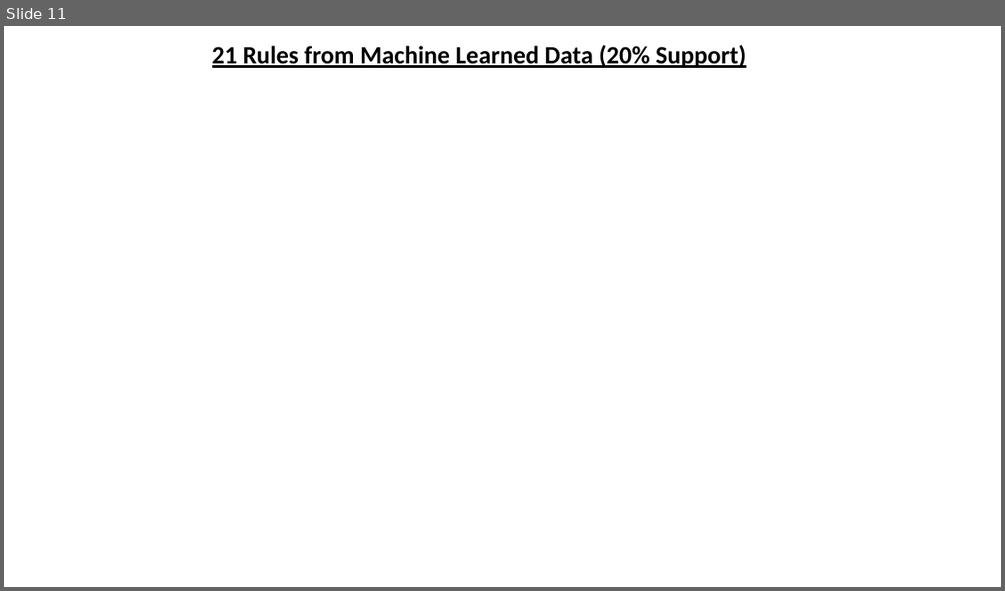
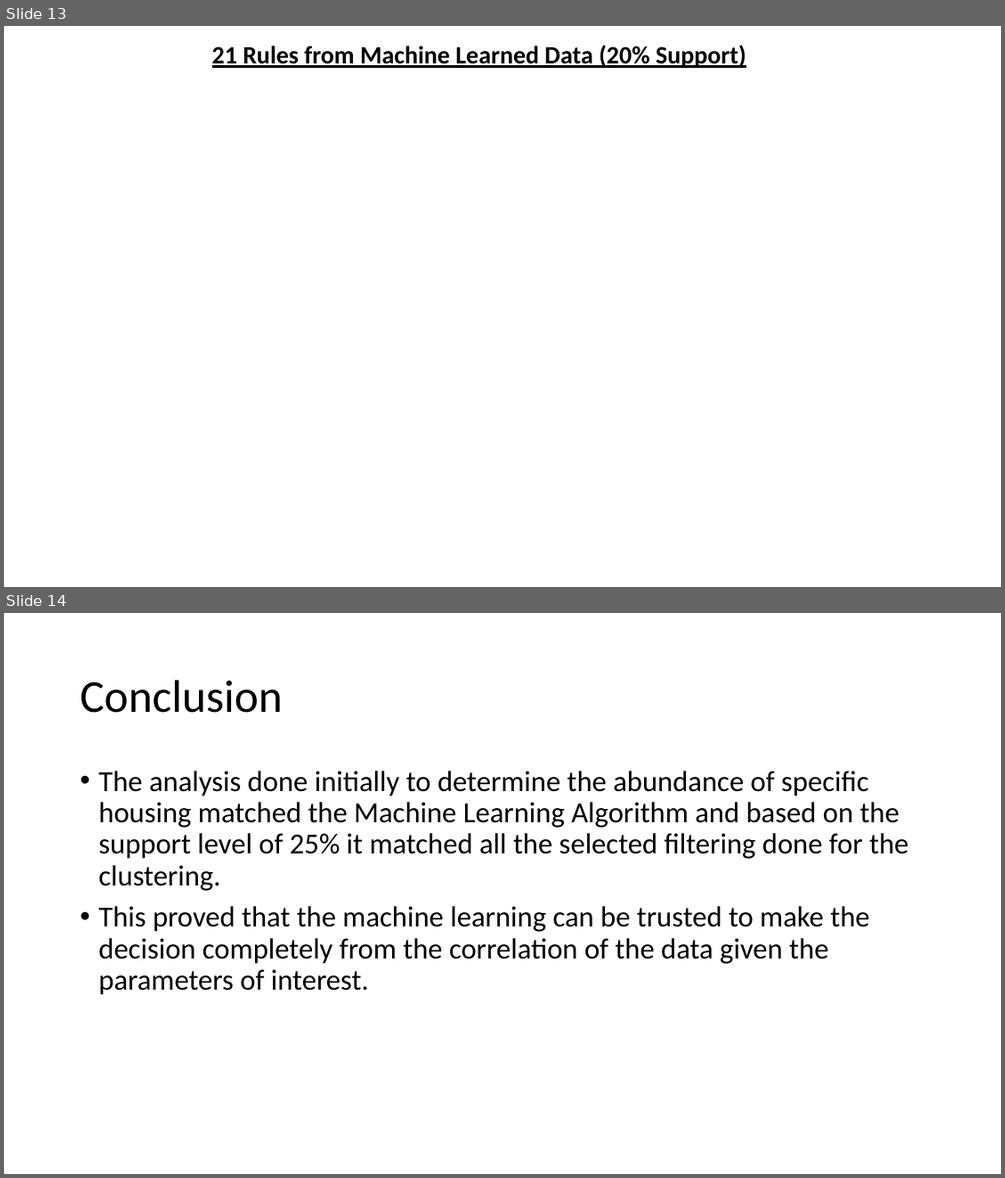
Before and after one commit to mayala77/Final_Project, a slide deck: Housing_Type_Availability.pptx. Shown one above the other, each under a label of ours: slide 11 before the commit, slides 13 and 14 after it. The pictures are 1005x591 and 1005x1178 pixels, drawn with LibreOffice and Linux fonts; fonts in the diff are those of the drawing; background and template pictures are left out. Boxes give left, top, right and bottom in pixels: in the first picture for what was removed or moved away, otherwise in the second. Text is boxed around its words. In the diff, an @@ line names an element or a change of style, - is before the commit and + after.

```diff
--- a/Housing_Type_Availability.pptx
+++ b/Housing_Type_Availability.pptx
@@ slide 14 added at box(4, 613, 1001, 1174), background #FFFFFF @@
@@ title added at box(80, 680, 283, 713), 44 pt, text #000000 @@
+Conclusion
@@ text added at box(98, 771, 908, 995), 28 pt, text #000000 @@
+• The analysis done initially to determine the abundance of specific housing matched the Machine Learning Algorithm and based on the support level of 25% it matched all the selected filtering done for the clustering.
+• This proved that the machine learning can be trusted to make the decision completely from the correlation of the data given the parameters of interest.
@@ what was slide 11 is now slide 13 @@
```
Also in this commit, not shown: 3 other slides added, 1 slide removed.
